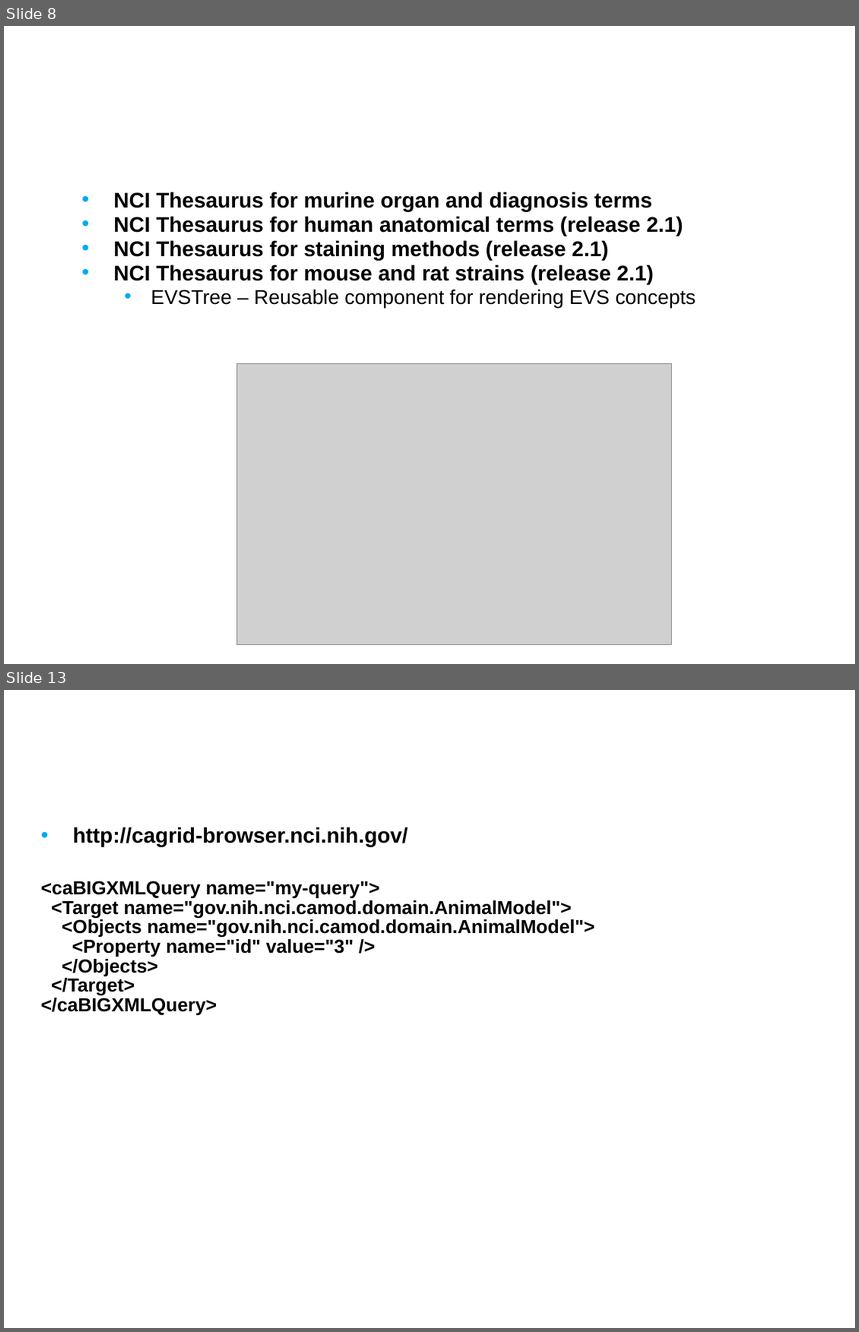
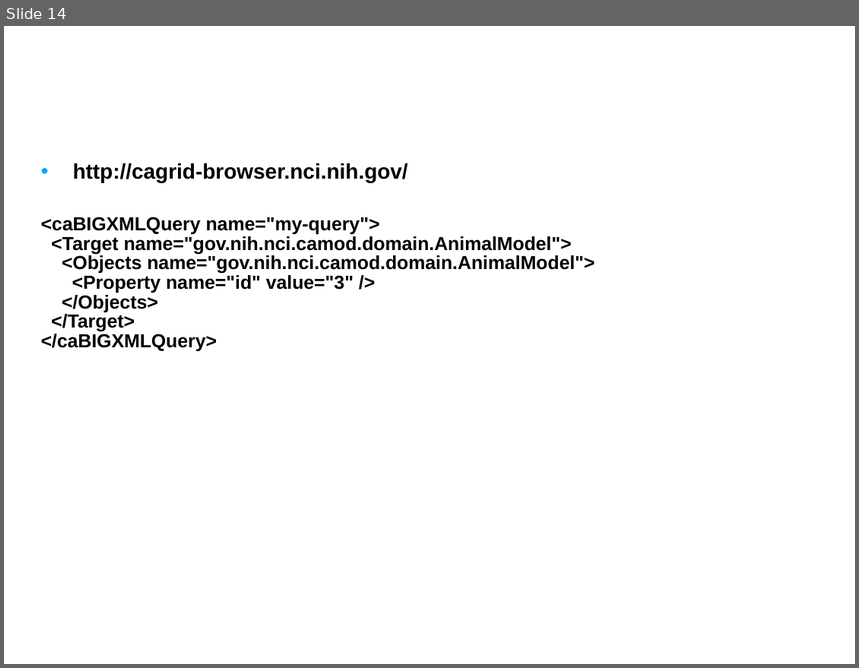
Before and after one commit to NCIP/camod-docs, a slide deck: CABIG compliance/caMOD 2.5 VCDE Submission/caMOD_Interoperability_Review_2009.ppt. Shown one above the other, each under a label of ours: slides 8 and 13 before the commit, slide 14 after it; the slides between them are not shown. The pictures are 859x1332 and 859x668 pixels, drawn with LibreOffice and Linux fonts; fonts in the diff are those of the drawing; grey boxes stand for pictures; background and template pictures are left out. Boxes give left, top, right and bottom in pixels: in the first picture for what was removed or moved away, otherwise in the second. Text is boxed around its words. In the diff, an @@ line names an element or a change of style, - is before the commit and + after.

```diff
--- a/CABIG compliance/caMOD 2.5 VCDE Submission/caMOD_Interoperability_Review_2009.ppt
+++ b/CABIG compliance/caMOD 2.5 VCDE Submission/caMOD_Interoperability_Review_2009.ppt
@@ slide 8 removed at bbox=[4, 26, 855, 664], background picture (left out) @@
@@ title removed at bbox=[32, 26, 671, 126] @@
-Vocabulary Usage
@@ text removed at bbox=[113, 192, 696, 309] @@
-• NCI Thesaurus for murine organ and diagnosis terms
-• NCI Thesaurus for human anatomical terms (release 2.1)
-• NCI Thesaurus for staining methods (release 2.1)
-• NCI Thesaurus for mouse and rat strains (release 2.1)
-  • EVSTree – Reusable component for rendering EVS concepts
@@ picture removed at bbox=[237, 364, 672, 645] @@
@@ what was slide 13 is now slide 14 @@
```
Also in this commit, not shown: 6 slides changed, 6 slides added, 5 other slides removed.
